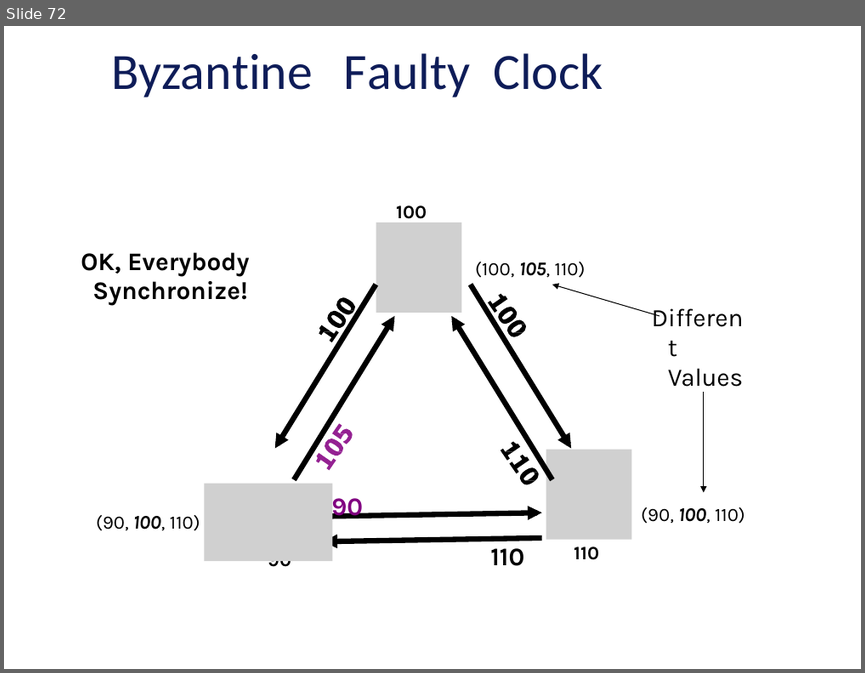
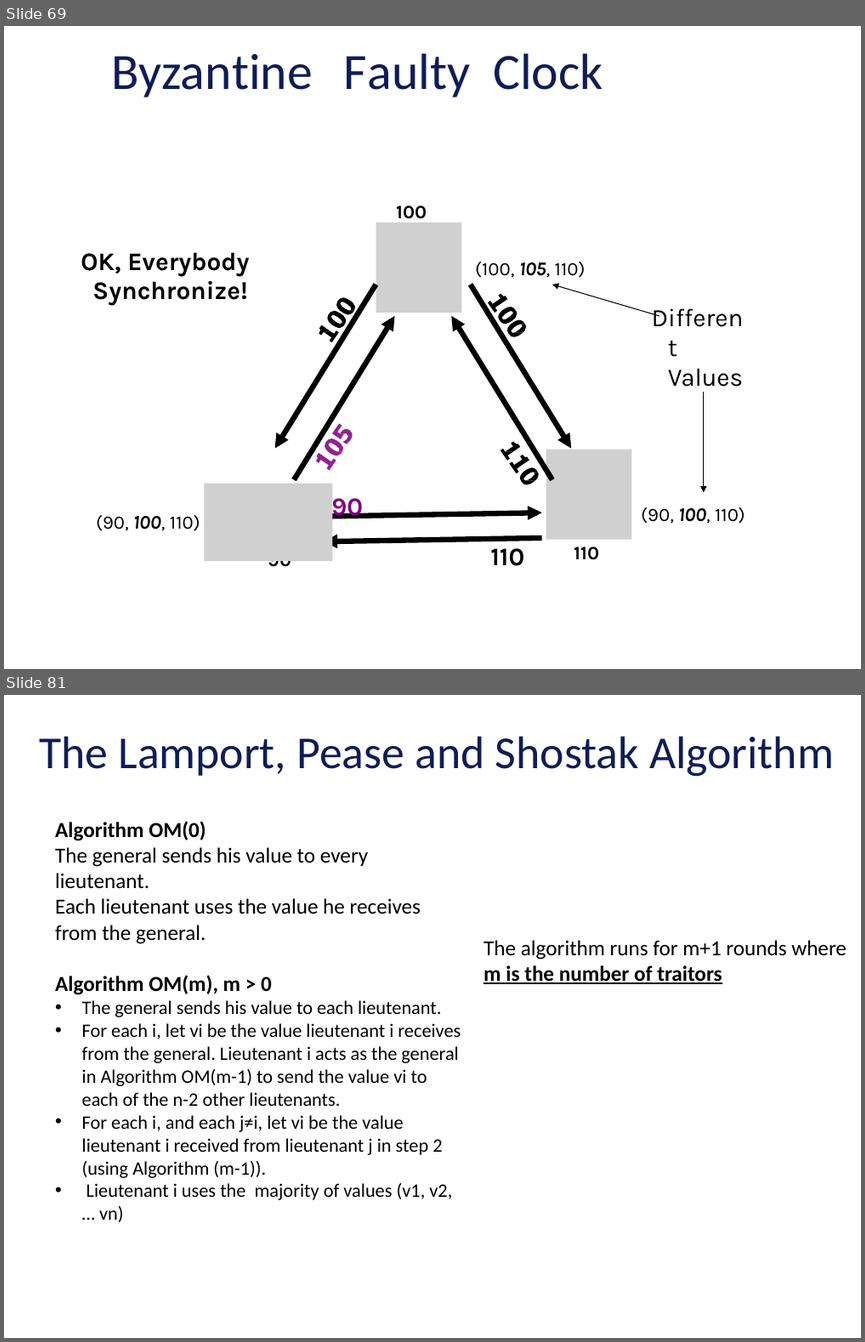
Before and after one commit to vu-resilient-distributed-systems/lectures-fall-2019, a slide deck: Module-5-AvoidingFailures/04_00_SoftwareFaultTolerance.pptx. Shown one above the other, each under a label of ours: slide 72 before the commit, slides 69 and 81 after it; the slides between them are not shown. The pictures are 865x673 and 865x1342 pixels, drawn with LibreOffice and Linux fonts; fonts in the diff are those of the drawing; grey boxes stand for pictures; background and template pictures are left out. Boxes give left, top, right and bottom in pixels: in the first picture for what was removed or moved away, otherwise in the second. Text is boxed around its words. In the diff, an @@ line names an element or a change of style, - is before the commit and + after.

```diff
--- a/Module-5-AvoidingFailures/04_00_SoftwareFaultTolerance.pptx
+++ b/Module-5-AvoidingFailures/04_00_SoftwareFaultTolerance.pptx
@@ slide 81 added at (4,695,861,1338), background picture (left out) @@
@@ title added at (39,736,834,777), 38.4 pt, text #0E1C58 @@
+The Lamport, Pease and Shostak Algorithm
@@ text added at (55,821,460,1222), 16 pt, text #000000 @@
+Algorithm OM(0)
+The general sends his value to every lieutenant.
+Each lieutenant uses the value he receives from the general.
+Algorithm OM(m), m > 0
+• The general sends his value to each lieutenant.
+• For each i, let vi be the value lieutenant i receives from the general. Lieutenant i acts as the general in Algorithm OM(m-1) to send the value vi to each of the n-2 other lieutenants.
+• For each i, and each j≠i, let vi be the value lieutenant i received from lieutenant j in step 2 (using Algorithm (m-1)).
+• Lieutenant i uses the majority of values (v1, v2, … vn)
@@ text added at (483,940,846,984), 18 pt, text #000000 @@
+The algorithm runs for m+1 rounds where
+m is the number of traitors
@@ what was slide 72 is now slide 69 @@
```
Also in this commit, not shown: 2 slides changed, 41 other slides added, 3 slides removed, 2 other files.
